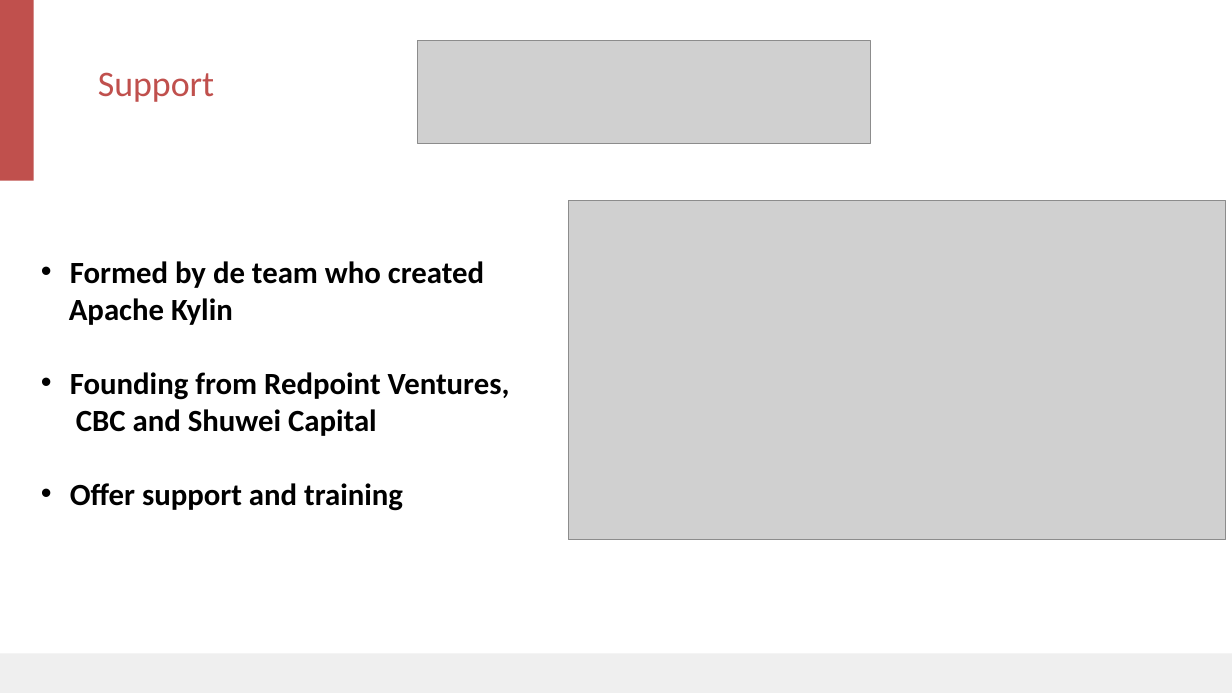
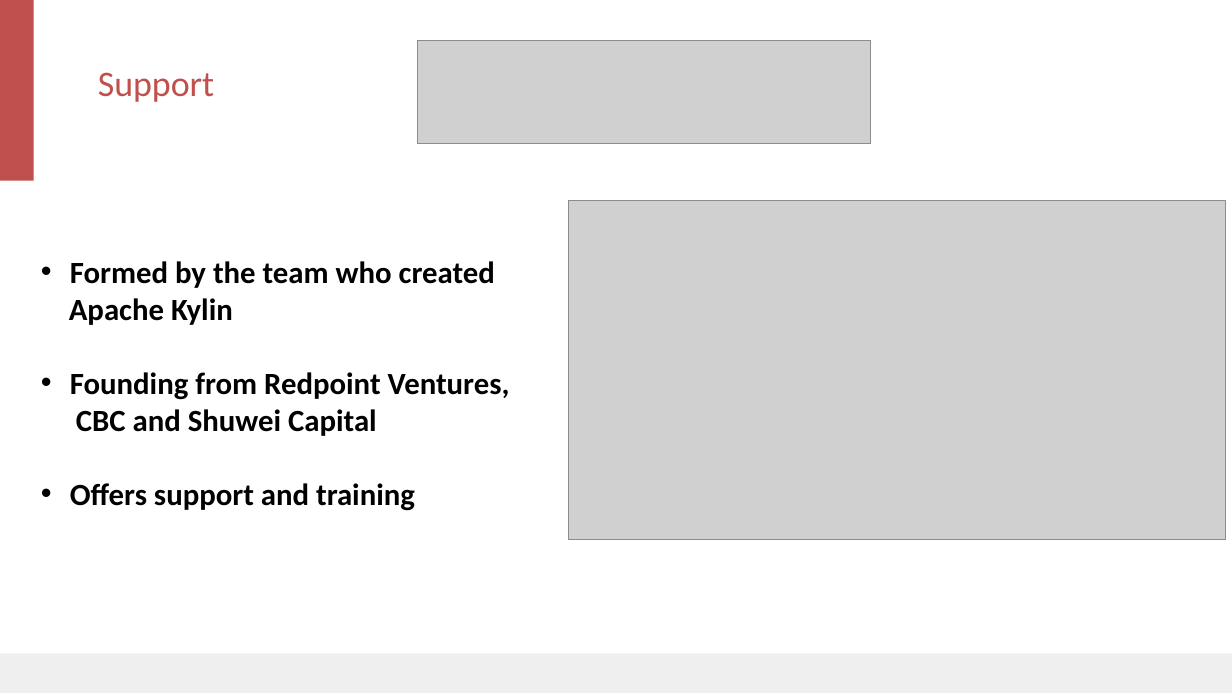
Before and after one commit to albertoRamon/Kylin, a slide deck: slide 12 of KylinMeetupMadrid/Apache Kylin Intro - Alb.pptx (slide 11 before the commit). Drawn at 1232x693 pixels with LibreOffice and Linux fonts; fonts in the diff are those of the drawing; grey boxes stand for pictures; background and template pictures are left out. Boxes give left, top, right and bottom in pixels: in the first picture for what was removed or moved away, otherwise in the second. Text is boxed around its words. In the diff, an @@ line names an element or a change of style, - is before the commit and + after.

```diff
--- a/KylinMeetupMadrid/Apache Kylin Intro - Alb.pptx
+++ b/KylinMeetupMadrid/Apache Kylin Intro - Alb.pptx
@@ text at [70,261,495,288]: text changed @@
-• Formed by de team who created
+• Formed by the team who created
@@ text at [70,483,415,511]: text changed @@
-• Offer support and training
+• Offers support and training
```
Also in this commit, not shown: 3 other slides changed, 1 slide added.
